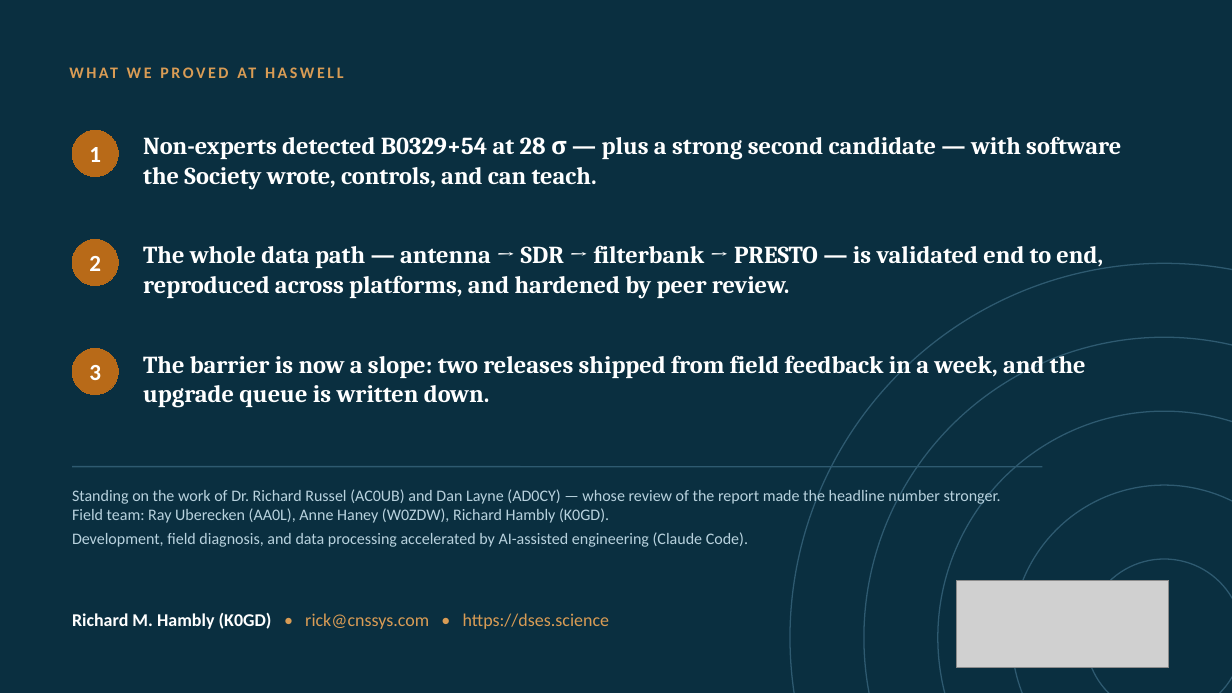
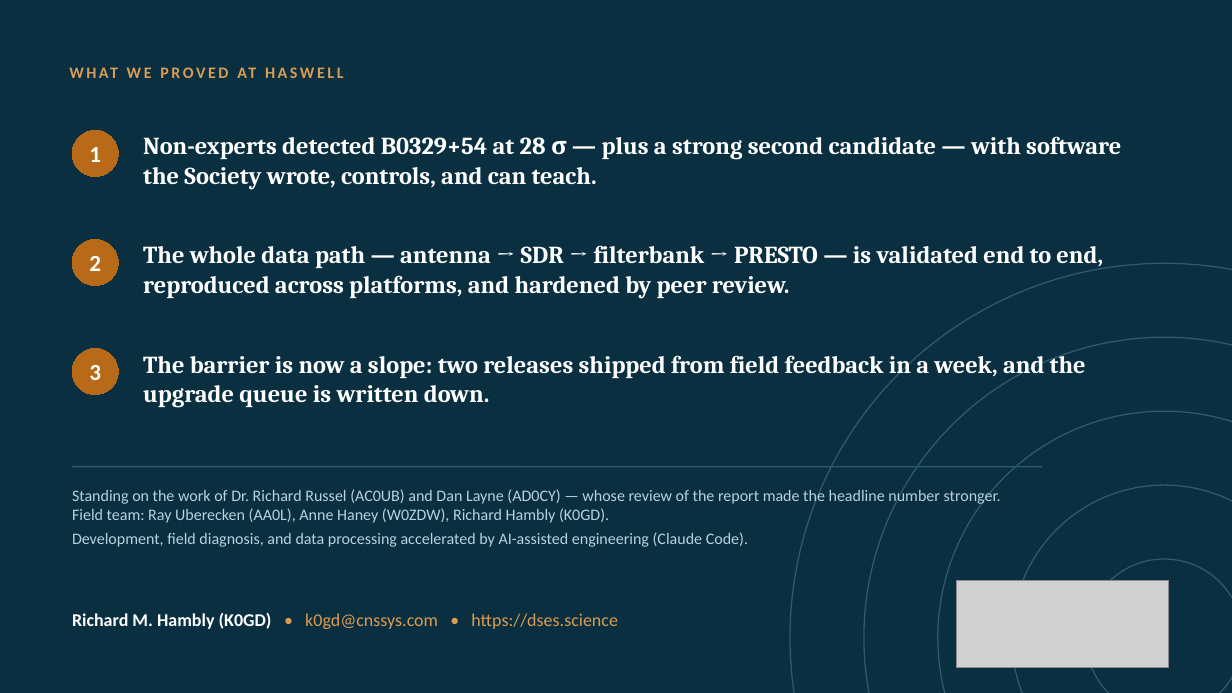
Before and after one commit to K0GD/dses-workbench, a slide deck: slide 18 of reports/sara-2026/Lowering_the_Barrier_to_Radio_Astronomy_SARA_2026.pptx. Drawn at 1232x693 pixels with LibreOffice and Linux fonts; fonts in the diff are those of the drawing; grey boxes stand for pictures. Boxes give left, top, right and bottom in pixels: in the first picture for what was removed or moved away, otherwise in the second. Text is boxed around its words. In the diff, an @@ line names an element or a change of style, - is before the commit and + after.

Commit message:
SARA deck: author address on the closing slide -> k0gd@cnssys.com; PDF re-exported
In-place edit of the one text run in the hand-edited .pptx master (not a
build_deck.js rebuild, which would have discarded Rick's PowerPoint
revisions); PDF exported from it through PowerPoint, 18 pages as before.
Content otherwise as presented on 2026-08-04.

```diff
--- a/reports/sara-2026/Lowering_the_Barrier_to_Radio_Astronomy_SARA_2026.pptx
+++ b/reports/sara-2026/Lowering_the_Barrier_to_Radio_Astronomy_SARA_2026.pptx
@@ text at [72,613,618,629]: text changed @@
-Richard M. Hambly (K0GD) • rick@cnssys.com • https://dses.science
+Richard M. Hambly (K0GD) • k0gd@cnssys.com • https://dses.science
```
Also in this commit, not shown: 1 other file.
